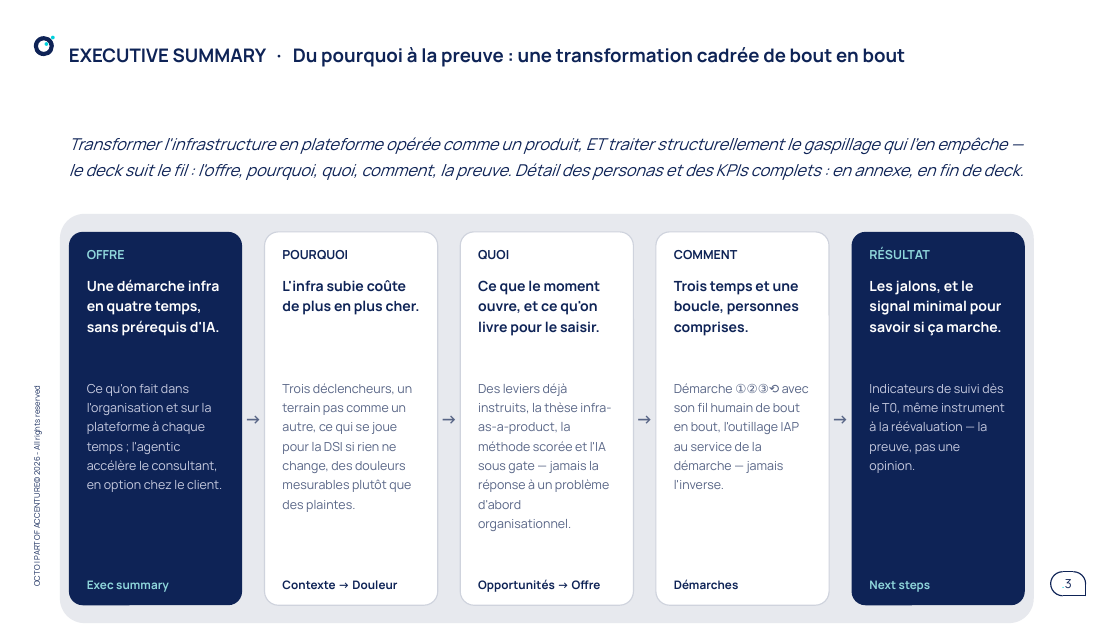
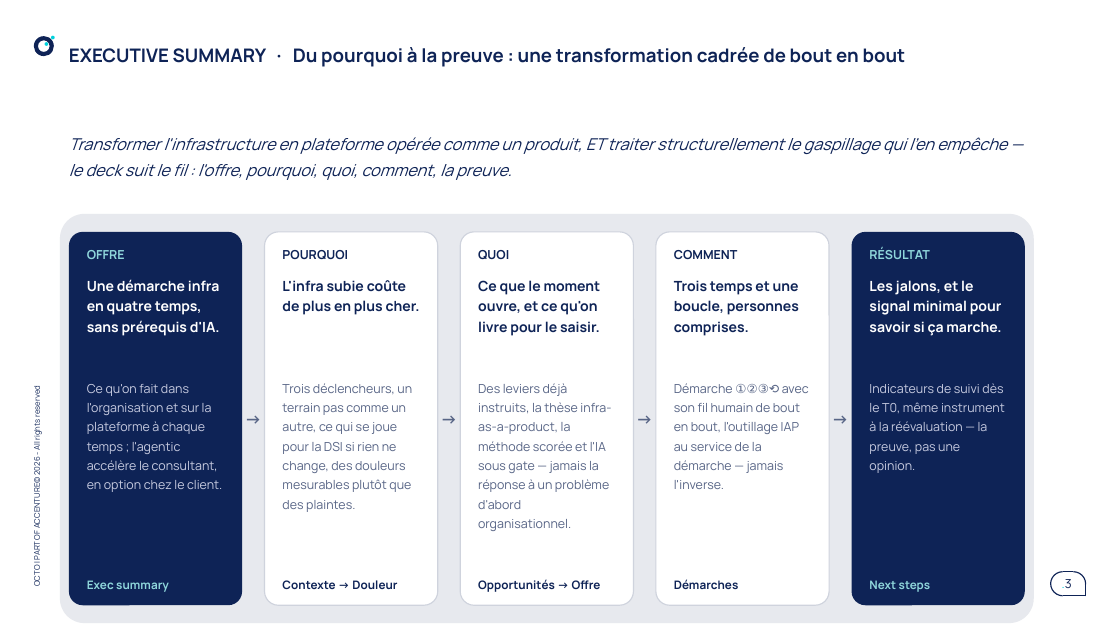
Before and after one commit to claudecamus-dot/Vscode3, a slide deck: slide 3 of docs/cadrage-ppt/bmad-iap-cadrage-synthese.pptx. Drawn at 1120x630 pixels with LibreOffice and Linux fonts; fonts in the diff are those of the drawing. Boxes give left, top, right and bottom in pixels: in the first picture for what was removed or moved away, otherwise in the second. Text is boxed around its words. In the diff, an @@ line names an element or a change of style, - is before the commit and + after.

```diff
--- a/docs/cadrage-ppt/bmad-iap-cadrage-synthese.pptx
+++ b/docs/cadrage-ppt/bmad-iap-cadrage-synthese.pptx
@@ text at (69,137,1007,180): text changed @@
-Transformer l'infrastructure en plateforme opérée comme un produit, ET traiter structurellement le gaspillage qui l'en empêche — le deck suit le fil : l'offre, pourquoi, quoi, comment, la preuve. Détail des personas et des KPIs complets : en annexe, en fin de deck.
+Transformer l'infrastructure en plateforme opérée comme un produit, ET traiter structurellement le gaspillage qui l'en empêche — le deck suit le fil : l'offre, pourquoi, quoi, comment, la preuve.
```
Also in this commit, not shown: 3 other slides changed, 8 slides removed, 2 other files.
